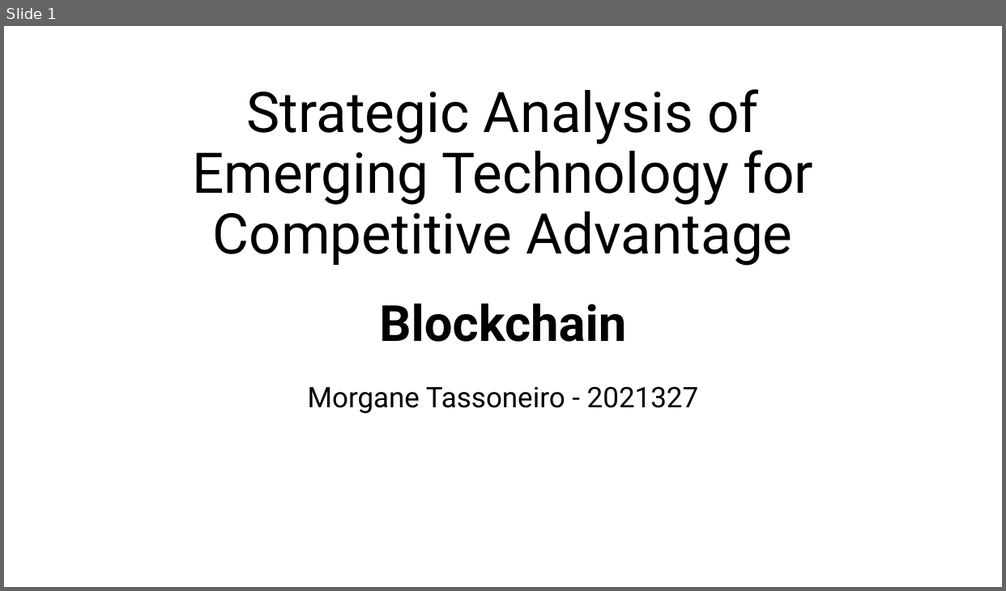
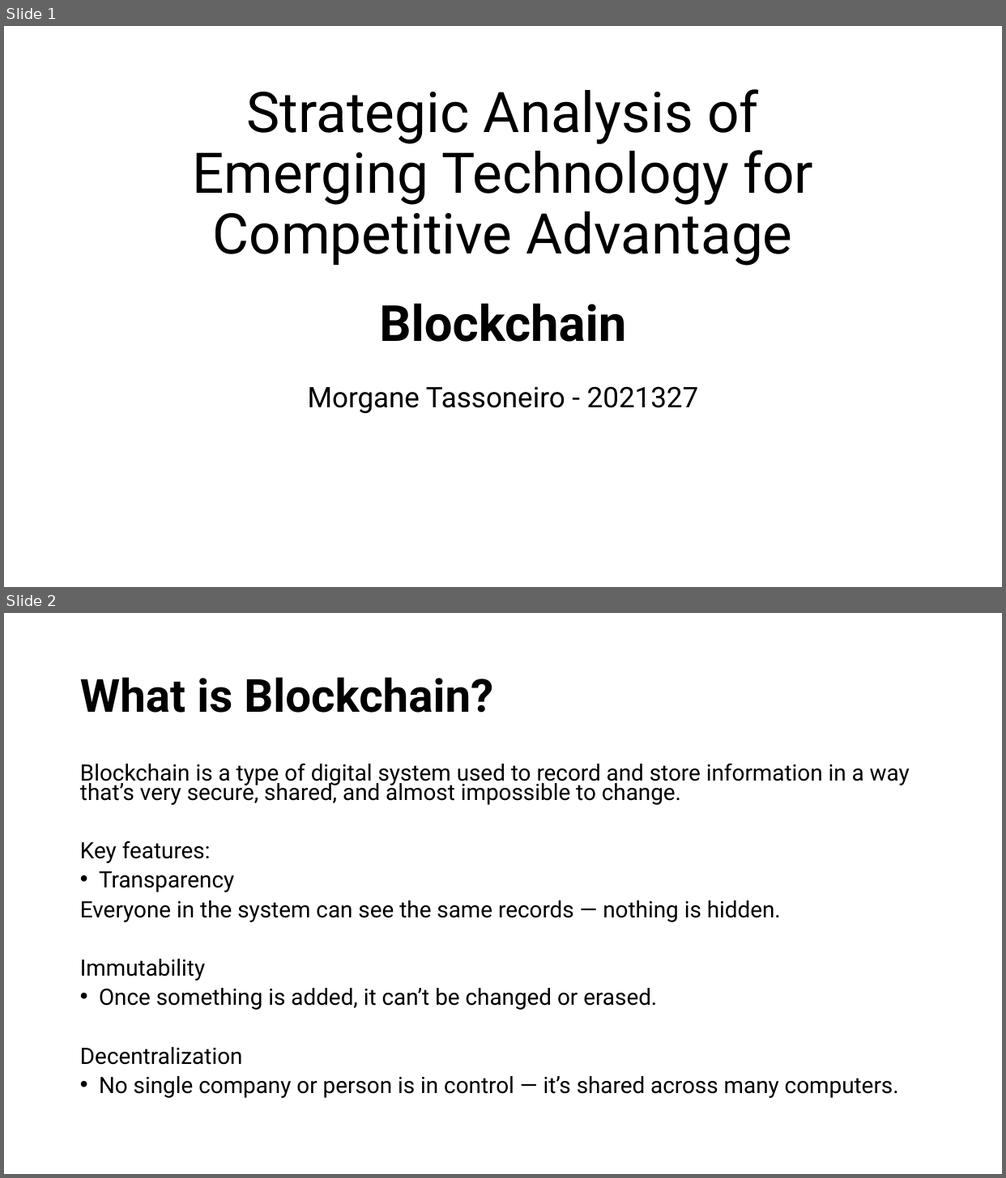
Before and after one commit to MorganeTassoneiro/Ca-Blockchain, a slide deck: BlockchainPresentation.pptx. Shown one above the other, each under a label of ours: slide 1 before the commit, slides 1 and 2 after it. The pictures are 1006x591 and 1006x1178 pixels, drawn with LibreOffice and Linux fonts; fonts in the diff are those of the drawing. Boxes give left, top, right and bottom in pixels: in the first picture for what was removed or moved away, otherwise in the second. Text is boxed around its words. In the diff, an @@ line names an element or a change of style, - is before the commit and + after.

Commit message:
What is Blockchain, Company and Tech used on it
mentioning De Beers a diamond company and Tracr, that is the technology used

```diff
--- a/BlockchainPresentation.pptx
+++ b/BlockchainPresentation.pptx
@@ slide 2 added at [4, 613, 1002, 1174], background #FFFFFF @@
@@ title added at [80, 677, 493, 713], 44 pt, text #000000, bold @@
+What is Blockchain?
@@ text added at [80, 764, 910, 1098], 21.7 pt, text #000000 @@
+Blockchain is a type of digital system used to record and store information in a way that’s very secure, shared, and almost impossible to change.
+Key features:
+• Transparency
+Everyone in the system can see the same records — nothing is hidden.
+Immutability
+• Once something is added, it can’t be changed or erased.
+Decentralization
+• No single company or person is in control — it’s shared across many computers.
```
Also in this commit, not shown: 3 other slides added.
